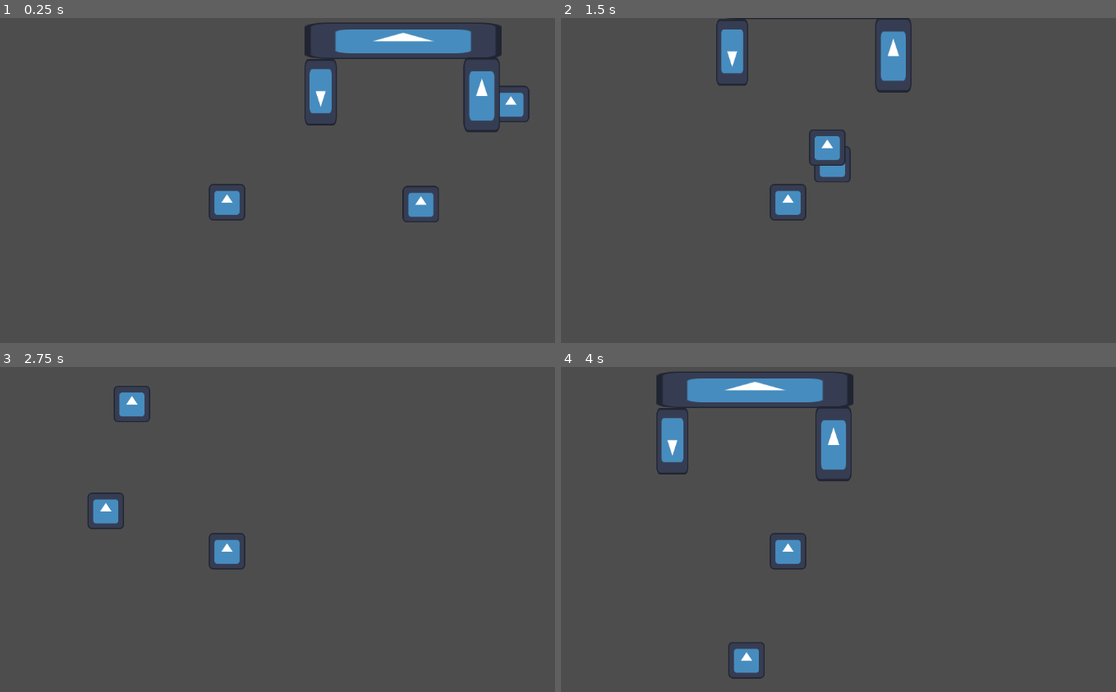
Above: before the commit, frames 1-4 (two rows, left to right).
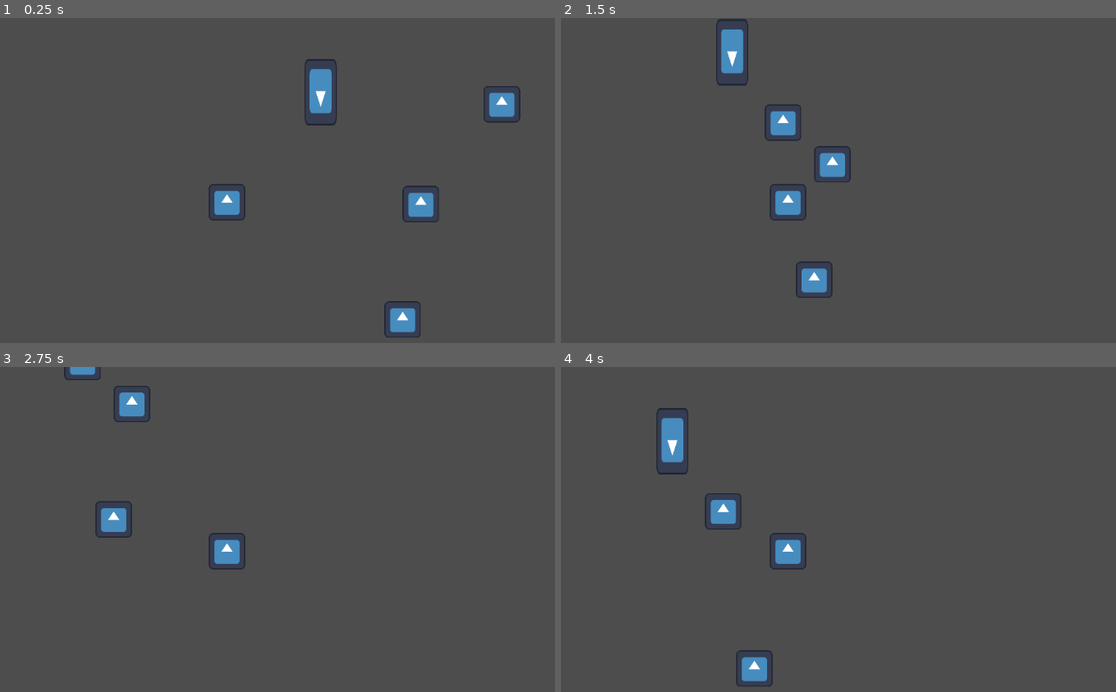
Above: after the commit, the same moments.

Repository: Routund/Mount_Belforte
Game: Godot game, scene res://Scenes/Overworld.tscn
The game is run twice, just before and just after one commit, with the same random seed, the same clock (stepped at 60 frames per second) and the same inputs. The engine's default icon, where the game draws it, is replaced by a stand-in: a white triangle on a blue panel in a dark square.
Inputs:
- Up to frame 1 (0.25 s): no input
- Up to frame 2 (1.5 s): hold D (right) 0.53-1.28 s; tap Space (interact, bound only after the commit) at 0.6, 1.35 s; hold S (down) from 1.28 s (still down)
- Up to frame 3 (2.75 s): release S (down) at 2.03 s; hold D (right) from 2.03 s (still down); tap Space (interact, bound only after the commit) at 2.1 s
- Up to frame 4 (4 s): release D (right) at 2.78 s; hold W (up) 2.78-3.53 s; tap Space (interact, bound only after the commit) at 2.85, 3.6 s; hold A (left) from 3.53 s (still down)

The runs differ from the first frame. In frame 1, 3.9% of the frame differs, in the area x 54-96%, y 1-99%; in frame 2, 2.3%; in frame 3, 0.7%; in frame 4, 4.2%, in the area x 17-53%, y 1-99%.

Commit message:
pulling rock

Diff:
--- a/Scenes/Overworld.tscn
+++ b/Scenes/Overworld.tscn
@@ -1,22 +1,16 @@
-[gd_scene load_steps=9 format=3 uid="uid://upmmvi2bl5bl"]
+[gd_scene load_steps=7 format=3 uid="uid://upmmvi2bl5bl"]
 
 [ext_resource type="PackedScene" uid="uid://bqlroxiiv5reg" path="res://Scenes/player.tscn" id="1_l2n5d"]
 [ext_resource type="PackedScene" uid="uid://y5g78wv73dul" path="res://Scenes/tester_card.tscn" id="2_bjbhx"]
 [ext_resource type="PackedScene" uid="uid://boojurd07rf2h" path="res://Scenes/slime_spawner.tscn" id="3_xn2qj"]
 [ext_resource type="PackedScene" uid="uid://cdigm0hn3chus" path="res://Scenes/rock_bat.tscn" id="4_cntlh"]
-[ext_resource type="Texture2D" uid="uid://b5ihyqj52x60r" path="res://Sprites/icon.svg" id="5_ygy1o"]
+[ext_resource type="PackedScene" uid="uid://cynbtl2rfc874" path="res://Scenes/rock_button.tscn" id="5_40w5x"]
 
 [sub_resource type="NavigationPolygon" id="NavigationPolygon_0qgq4"]
 vertices = PackedVector2Array(2401, 563, -2190, 605, -2179, -1569, 2317, -1588)
 polygons = Array[PackedInt32Array]([PackedInt32Array(0, 1, 2, 3)])
 outlines = Array[PackedVector2Array]([PackedVector2Array(-2189, -1579, -2201, 616, 2412, 573, 2327, -1599)])
 source_geometry_group_name = &"navigation_polygon_source_group"
-
-[sub_resource type="RectangleShape2D" id="RectangleShape2D_4kg0u"]
-size = Vector2(660, 104)
-
-[sub_resource type="RectangleShape2D" id="RectangleShape2D_juknr"]
-size = Vector2(126, 245.5)
 
 [node name="Node2D" type="Node2D"]
 
@@ -35,22 +29,5 @@
 [node name="Rock_bat" parent="." instance=ExtResource("4_cntlh")]
 position = Vector2(1097, -392)
 
-[node name="test" type="CharacterBody2D" parent="."]
-
-[node name="CollisionShape2D" type="CollisionShape2D" parent="test"]
-position = Vector2(608, -559)
-shape = SubResource("RectangleShape2D_4kg0u")
-
-[node name="Sprite2D" type="Sprite2D" parent="test"]
-position = Vector2(619, -568)
-scale = Vector2(5.40625, 1)
-texture = ExtResource("5_ygy1o")
-
-[node name="CollisionShape2D2" type="CollisionShape2D" parent="test"]
-position = Vector2(894, -385.75)
-shape = SubResource("RectangleShape2D_juknr")
-
-[node name="Sprite2D2" type="Sprite2D" parent="test"]
-position = Vector2(895, -378)
-scale = Vector2(1, 2.0625)
-texture = ExtResource("5_ygy1o")
+[node name="Rock_button" parent="." instance=ExtResource("5_40w5x")]
+position = Vector2(617, 413)
--- /dev/null
+++ b/Scenes/rock_button.tscn
@@ -0,0 +1,19 @@
+[gd_scene load_steps=4 format=3 uid="uid://cynbtl2rfc874"]
+
+[ext_resource type="Script" path="res://Scripts/Rock_button.gd" id="1_4gt8p"]
+[ext_resource type="Texture2D" uid="uid://b5ihyqj52x60r" path="res://Sprites/icon.svg" id="2_pawiq"]
+
+[sub_resource type="CircleShape2D" id="CircleShape2D_tkf72"]
+radius = 72.0
+
+[node name="Rock_button" type="Area2D"]
+script = ExtResource("1_4gt8p")
+
+[node name="Sprite2D" type="Sprite2D" parent="."]
+texture = ExtResource("2_pawiq")
+
+[node name="CollisionShape2D" type="CollisionShape2D" parent="."]
+shape = SubResource("CircleShape2D_tkf72")
+
+[connection signal="body_entered" from="." to="." method="_on_body_entered"]
+[connection signal="body_exited" from="." to="." method="_on_body_exited"]
--- a/Scripts/Rock_bat.gd
+++ b/Scripts/Rock_bat.gd
@@ -39,24 +39,32 @@
 		velocity = new_velocity * speed
 	else:
 		var direction = Vector2.ZERO
-		if $down.is_colliding():
+		if $down.is_colliding() and $down.get_collider().name == "Player":
 			direction += Vector2(0,-1)
-		elif $up.is_colliding():
+		elif $up.is_colliding() and $up.get_collider().name == "Player":
 			direction += Vector2(0,1)
-		elif $left.is_colliding():
+		elif $left.is_colliding() and $left.get_collider().name == "Player":
 			direction += Vector2(1,0)
-		elif $right.is_colliding():
+		elif $right.is_colliding() and $right.get_collider().name == "Player":
 			direction += Vector2(-1,0)
-		elif $bottoml.is_colliding():
+		elif $bottoml.is_colliding() and $bottoml.get_collider().name == "Player":
 			direction += Vector2(1,-1)
-		elif $bottomr.is_colliding():
+		elif $bottomr.is_colliding() and $bottomr.get_collider().name == "Player":
 			direction += Vector2(-1,-1)
-		elif $topl.is_colliding():
+		elif $topl.is_colliding() and $topl.get_collider().name == "Player":
 			direction += Vector2(1,1)
-		elif $topr.is_colliding():
+		elif $topr.is_colliding() and $topr.get_collider().name == "Player":
 			direction += Vector2(-1,1)
+		if Input.is_action_just_pressed("interact"):
+			if rock_speed == 700:
+				rock_speed = -700
+				$Rock_collision.disabled = true
+			else:
+				rock_speed = 700
+				$Rock_collision.disabled = false
 		velocity = direction * rock_speed
 	move_and_slide()
+
 
 
 func _on_area_2d_body_entered(body):
--- /dev/null
+++ b/Scripts/Rock_button.gd
@@ -0,0 +1,12 @@
+extends Area2D
+
+
+
+func _on_body_entered(body):
+	if body.name == "Rock_bat" and body.rock == true:
+		print("open")
+
+
+func _on_body_exited(body):
+	if body.name == "Rock_bat" and body.rock == true:
+		print("closed")
--- a/project.godot
+++ b/project.godot
@@ -50,6 +50,11 @@
 "events": [Object(InputEventKey,"resource_local_to_scene":false,"resource_name":"","device":-1,"window_id":0,"alt_press …(182 unchanged characters)…
 ]
 }
+interact={
+"deadzone": 0.5,
+"events": [Object(InputEventKey,"resource_local_to_scene":false,"resource_name":"","device":-1,"window_id":0,"alt_pressed":false,"shift_pressed":false,"ctrl_pressed":false,"meta_pressed":false,"pressed":false,"keycode":0,"physical_keycode":32,"key_label":0,"unicode":32,"echo":false,"script":null)
+]
+}
 
 [input_devices]
 
